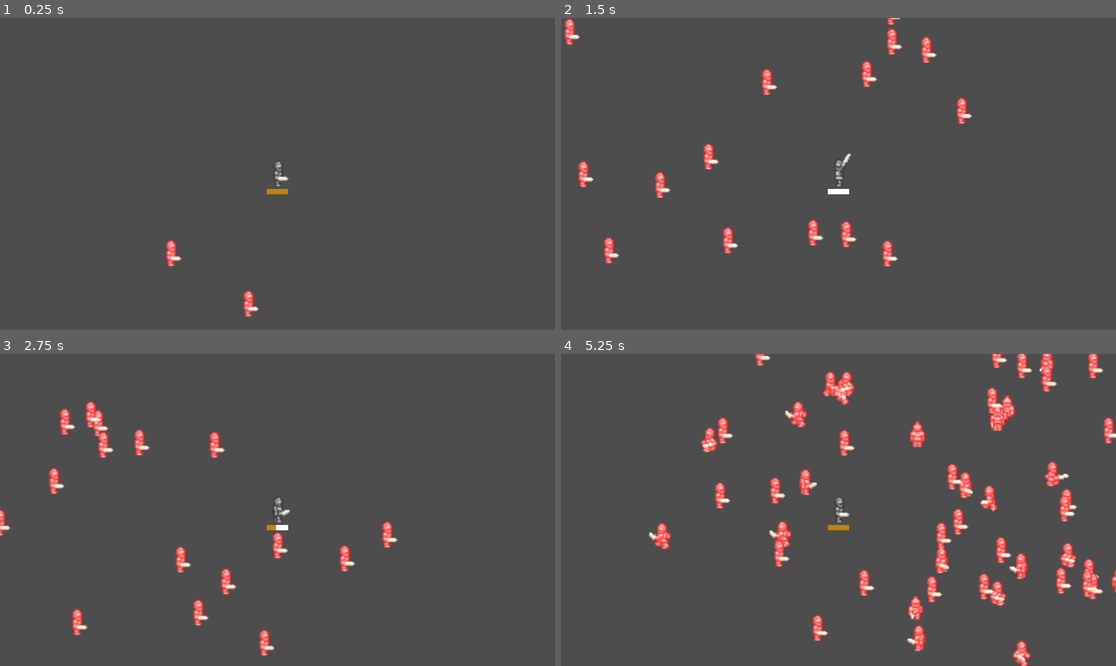
Above: before the commit, frames 1-4 (two rows, left to right).
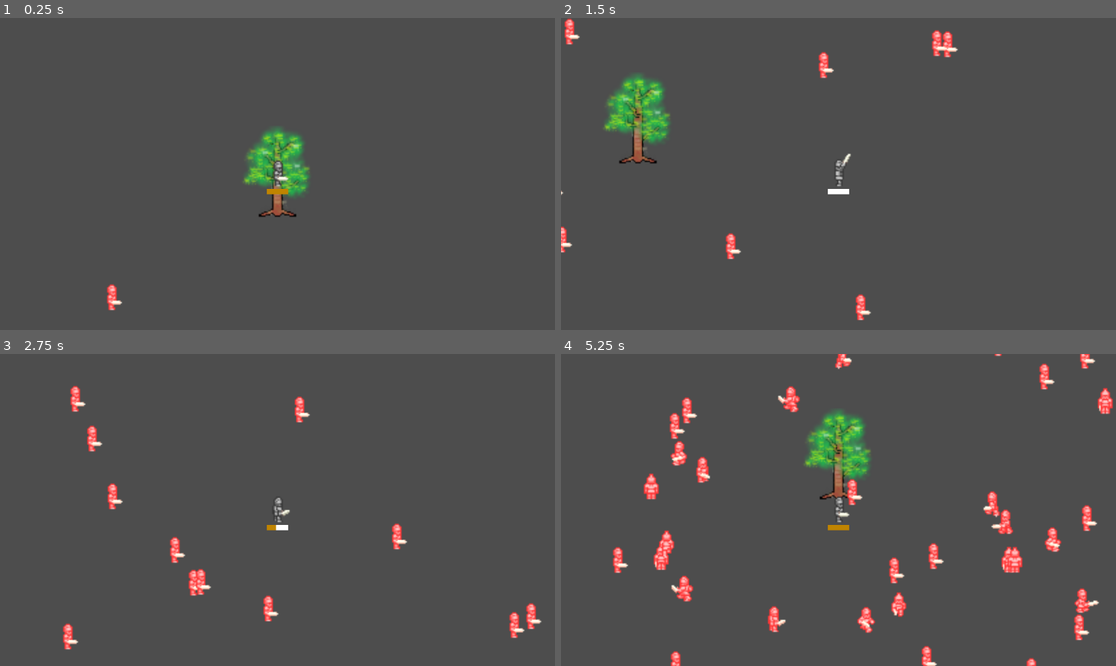
Above: after the commit, the same moments.

Repository: MattDirty/upsi4
Game: Godot game, scene res://Playground.tscn
Two runs of this game, one before a commit and one after it. Both use one fixed random seed, a clock stepped at 60 frames per second and the inputs below.
Inputs (mouse positions are in pixels of both pictures, inside the frame that each line leads up to):
- Up to frame 1 (0.25 s): no input
- Up to frame 2 (1.5 s): move the mouse to (960, 158) at 0.52 s; hold D (move_right) 0.53-1.28 s; hold E (interact, bound only after the commit) 0.53-1.28 s; move the mouse to (727, 189) at 1.27 s; hold S (move_down) from 1.28 s (still down); tap Space (main_attack) at 1.35 s
- Up to frame 3 (2.75 s): tap E (interact, bound only after the commit) at 1.55 s; move the mouse to (333, 441) at 2.02 s; release S (move_down) at 2.03 s; hold D (move_right) from 2.03 s (still down); hold E (interact, bound only after the commit) from 2.03 s (still down)
- Up to frame 4 (5.25 s): move the mouse to (810, 572) at 2.77 s; release D (move_right) at 2.78 s; release E (interact, bound only after the commit) at 2.78 s; hold W (move_up) 2.78-3.53 s; tap E (interact, bound only after the commit) at 2.85, 3.8, 4.35 s; move the mouse to (1005, 556) at 3.52 s; hold Space (main_attack) 3.53-4.28 s; hold A (move_left) 3.53-5.03 s; move the mouse to (672, 463) at 4.27 s; move the mouse to (866, 510) at 5.02 s; hold S (move_down) from 5.03 s (still down); hold E (interact, bound only after the commit) from 5.03 s (still down)

The runs differ from the first frame. In frame 1, 2.3% of the frame differs, in the area x 19-56%, y 34-96%; in frame 2, 4.8%; in frame 3, 4.0%; in frame 4, 13%, in the area x 9-100%, y 0-100%.

Commit message:
barebones of interactable safezones, WIP

Diff:
--- a/Characters/Player/Player.gd
+++ b/Characters/Player/Player.gd
@@ -7,6 +7,8 @@
 @export var health := 100
 var direction = "South"
 var action = "Idle"
+var can_interact := false
+var interact_target
 
 
 func get_input():
@@ -19,7 +21,8 @@
 		action = "Idle"
 	else:
 		action = "Move"
-
+	if Input.is_action_pressed("interact") and can_interact:
+		print_debug("interacting with ", interact_target)
 
 func _ready():
 	Animator.changeAnimation(action, direction)
@@ -35,3 +38,11 @@
 
 func setDirectionInRelationToMouse():
 	direction = Orientation.get_direction_from_angle(get_local_mouse_position().angle())
+
+
+func toggleInteract(target):
+	can_interact = !can_interact
+	if can_interact:
+		interact_target = target
+	else:
+		interact_target = null
--- /dev/null
+++ b/Map/Objects/SafeZone/SafeZone.gd
@@ -0,0 +1,20 @@
+extends Node2D
+
+
+# Called when the node enters the scene tree for the first time.
+func _ready():
+	pass # Replace with function body.
+
+
+# Called every frame. 'delta' is the elapsed time since the previous frame.
+func _process(delta):
+	pass
+
+
+func _on_interact_body_entered(body):
+	print_debug(body, " entered ", self)
+	body.toggleInteract(self)
+
+
+func _on_interact_body_exited(body):
+	print_debug(body, " exited ", self)
--- /dev/null
+++ b/Map/Objects/SafeZone/SafeZone.tscn
@@ -0,0 +1,21 @@
+[gd_scene load_steps=4 format=3 uid="uid://be5af5p5i8d1q"]
+
+[ext_resource type="Texture2D" uid="uid://cfn1ackm4oim5" path="res://Map/Objects/SafeZone/SafeZone.png" id="1_7sb3l"]
+[ext_resource type="Script" path="res://Map/Objects/SafeZone/SafeZone.gd" id="1_fbttr"]
+
+[sub_resource type="CircleShape2D" id="CircleShape2D_clcvn"]
+radius = 42.5793
+
+[node name="SafeZone" type="Node2D"]
+script = ExtResource("1_fbttr")
+
+[node name="Sprite2D" type="Sprite2D" parent="."]
+texture = ExtResource("1_7sb3l")
+
+[node name="Interact" type="Area2D" parent="."]
+
+[node name="CollisionShape2D" type="CollisionShape2D" parent="Interact"]
+shape = SubResource("CircleShape2D_clcvn")
+
+[connection signal="body_entered" from="Interact" to="." method="_on_interact_body_entered"]
+[connection signal="body_exited" from="Interact" to="." method="_on_interact_body_exited"]
--- a/Map/Objects/Tree/Tree.tscn
+++ b/Map/Objects/Tree/Tree.tscn
@@ -1,6 +1,6 @@
 [gd_scene load_steps=4 format=3 uid="uid://0n1dxhdq81bs"]
 
-[ext_resource type="Texture2D" uid="uid://cfn1ackm4oim5" path="res://Map/Objects/Tree/Tree.png" id="1_bgthd"]
+[ext_resource type="Texture2D" uid="uid://cfn1ackm4oim5" path="res://Map/Objects/SafeZone/SafeZone.png" id="1_bgthd"]
 [ext_resource type="PackedScene" uid="uid://cm320gesbik2e" path="res://Map/Objects/SpawnBoundary.tscn" id="2_ua2er"]
 
 [sub_resource type="RectangleShape2D" id="RectangleShape2D_5rr4b"]
--- a/Playground.tscn
+++ b/Playground.tscn
@@ -1,9 +1,10 @@
-[gd_scene load_steps=5 format=3 uid="uid://ba45d85vm2ptv"]
+[gd_scene load_steps=6 format=3 uid="uid://ba45d85vm2ptv"]
 
 [ext_resource type="PackedScene" uid="uid://kyeaogpfclel" path="res://Map/Map.tscn" id="1_61lmh"]
 [ext_resource type="PackedScene" uid="uid://dqwomwcwnjyrr" path="res://Characters/Player/Player.tscn" id="2_xgsak"]
 [ext_resource type="Script" path="res://Characters/Enemies/Spawner.gd" id="3_p5by6"]
 [ext_resource type="PackedScene" uid="uid://b71d0wsey6gub" path="res://Characters/Enemies/Knight/Knight.tscn" id="4_8c3qm"]
+[ext_resource type="PackedScene" uid="uid://be5af5p5i8d1q" path="res://Map/Objects/SafeZone/SafeZone.tscn" id="5_mjhiq"]
 
 [node name="Playground" type="Node2D"]
 
@@ -18,6 +19,7 @@
 character = ExtResource("4_8c3qm")
 spawn_rate = 0.1
 min_distance = 100.0
-max_distance = 100.0
-max_units = 1000
+max_distance = 300.0
 container_name = "Knights"
+
+[node name="SafeZone" parent="." instance=ExtResource("5_mjhiq")]
--- a/project.godot
+++ b/project.godot
@@ -42,6 +42,11 @@
 "events": [Object(InputEventKey,"resource_local_to_scene":false,"resource_name":"","device":-1,"window_id":0,"alt_pressed":false,"shift_pressed":false,"ctrl_pressed":false,"meta_pressed":false,"pressed":false,"keycode":0,"physical_keycode":32,"key_label":0,"unicode":32,"echo":false,"script":null)
 ]
 }
+interact={
+"deadzone": 0.5,
+"events": [Object(InputEventKey,"resource_local_to_scene":false,"resource_name":"","device":-1,"window_id":0,"alt_pressed":false,"shift_pressed":false,"ctrl_pressed":false,"meta_pressed":false,"pressed":false,"keycode":0,"physical_keycode":69,"key_label":0,"unicode":101,"echo":false,"script":null)
+]
+}
 
 [layer_names]
 
Renamed: Map/Objects/Tree/Tree.png -> Map/Objects/SafeZone/SafeZone.png
Not shown, changed: Map/Objects/SafeZone/SafeZone.png.import
